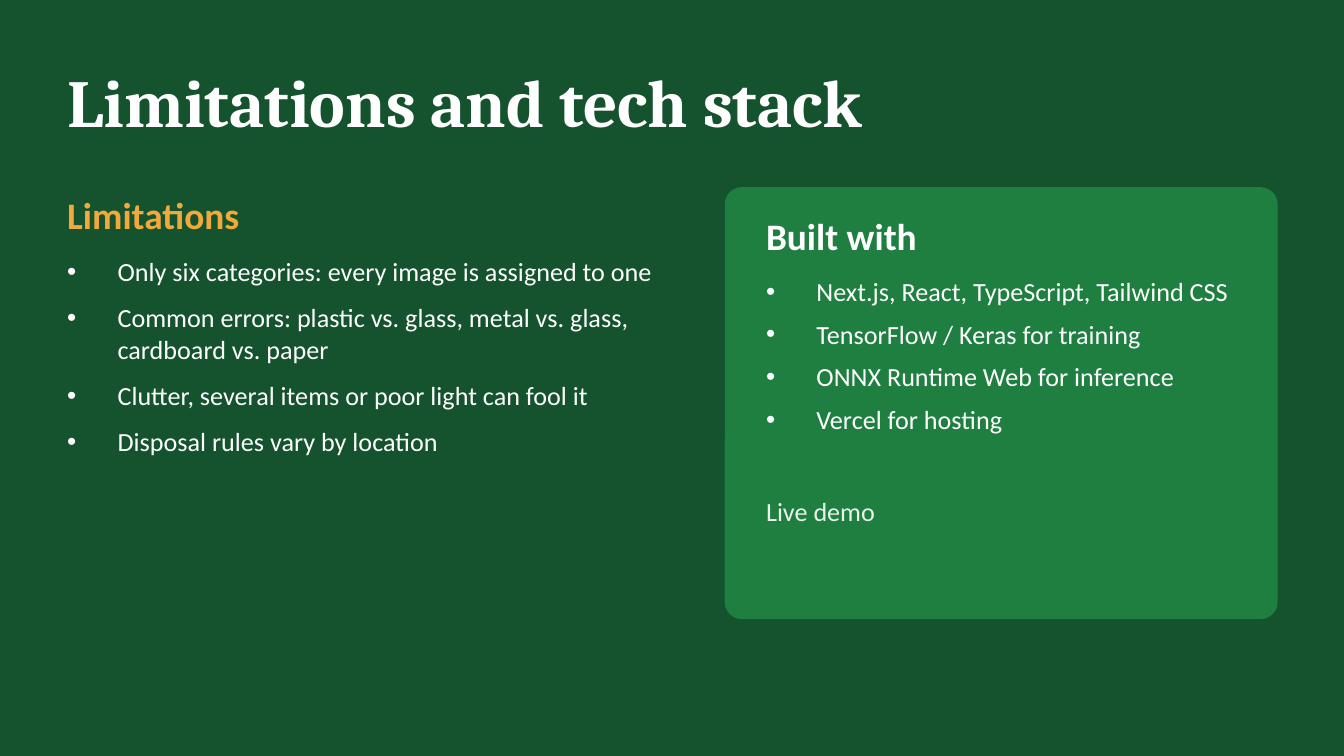
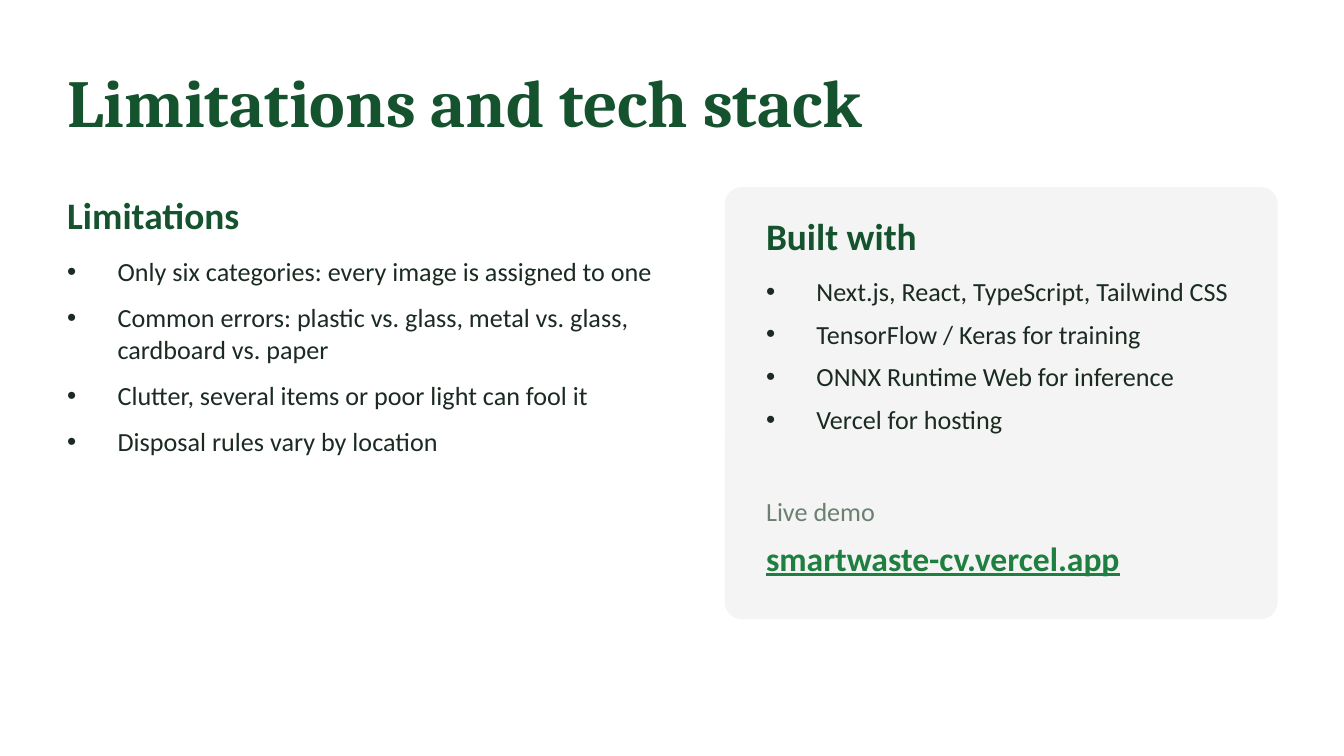
Before and after one commit to anniesrdnl/Smart-Waste-Management-Classifier, a slide deck: slide 6 of SmartWaste_Presentation.pptx. Drawn at 1344x756 pixels with LibreOffice and Linux fonts; fonts in the diff are those of the drawing. Boxes give left, top, right and bottom in pixels: in the first picture for what was removed or moved away, otherwise in the second. Text is boxed around its words. In the diff, an @@ line names an element or a change of style, - is before the commit and + after.

```diff
--- a/SmartWaste_Presentation.pptx
+++ b/SmartWaste_Presentation.pptx
@@ background #14532D to #FFFFFF @@
@@ title "Limitations and tech stack" at (67, 80, 862, 128): text colour #FFFFFF to #14532D @@
@@ text "Limitations" at (67, 202, 239, 230): text colour #F2A93B to #14532D @@
@@ rounded rectangle at (726, 188, 1277, 618): fill #1F7F40 to #F3F4F3; outline #1F7F40 1 pt to #F3F4F3 1 pt @@
@@ text "Built with" at (766, 223, 917, 251): text colour #FFFFFF to #14532D @@
@@ text "Only six categories: every image ..." at (118, 263, 651, 456): text colour #FFFFFF to #1B2B22 @@
@@ text "Next.js, React, TypeScript, Tailwind CSS" at (816, 283, 1228, 434): text colour #FFFFFF to #1B2B22 @@
@@ text "Live demo" at (766, 503, 875, 521): text colour #EAF4EC to #6B7F72 @@
@@ text added at (766, 547, 1119, 577), 18 pt, text #1F7F40, bold, underline @@
+smartwaste-cv.vercel.app
```
Also in this commit, not shown: 3 other slides changed.
